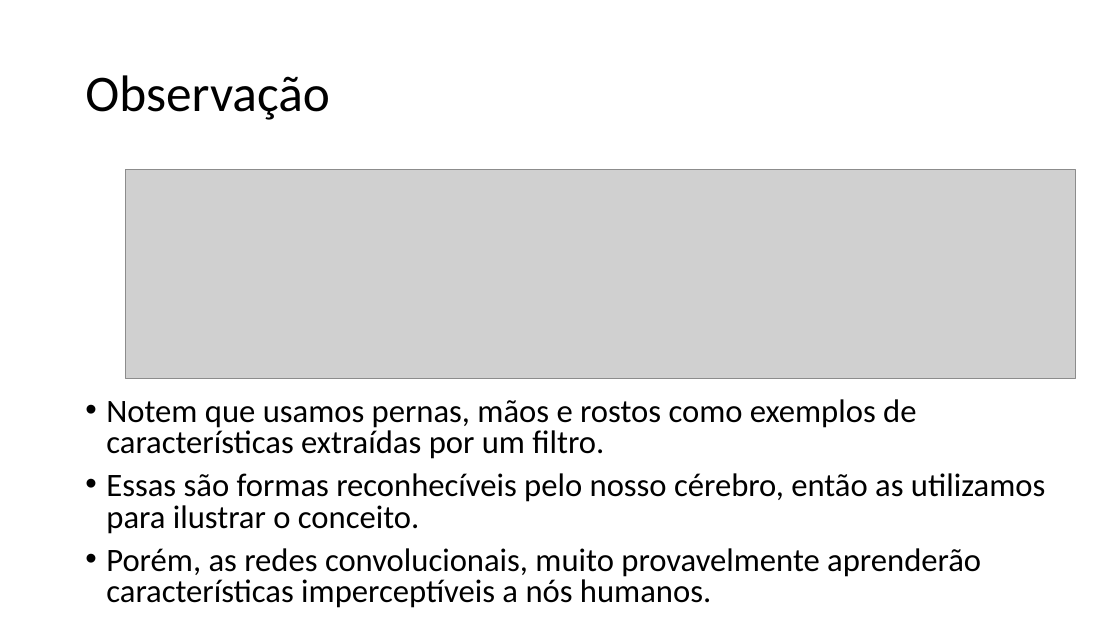
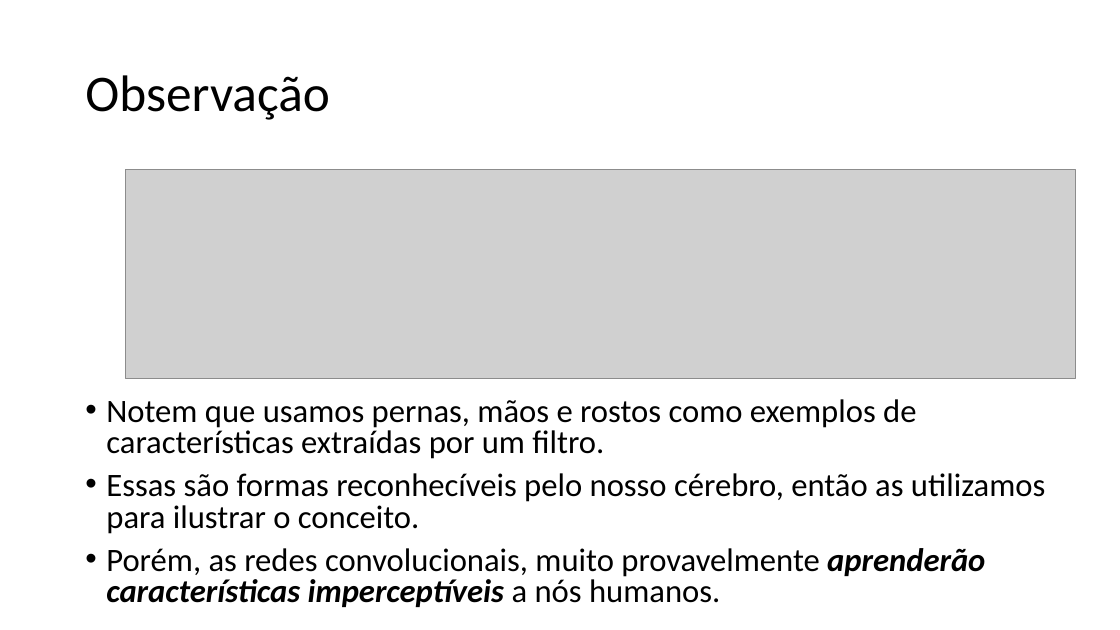
Before and after one commit to zz4fap/tp557-iot-ml, a slide deck: slide 55 of slides/TP557_12_Introduzindo_convoluções.pptx (slide 54 before the commit). Drawn at 1120x630 pixels with LibreOffice and Linux fonts; fonts in the diff are those of the drawing; grey boxes stand for pictures. Boxes give left, top, right and bottom in pixels: in the first picture for what was removed or moved away, otherwise in the second. Text is boxed around its words. In the diff, an @@ line names an element or a change of style, - is before the commit and + after.

```diff
--- a/slides/TP557_12_Introduzindo_convoluções.pptx
+++ b/slides/TP557_12_Introduzindo_convoluções.pptx
@@ text at (x1=106, y1=548, x2=985, y2=607): bold on, italic on in "aprenderão características imperceptíveis" @@
```
Also in this commit, not shown: 7 other slides changed, 1 slide added, 1 other file.
